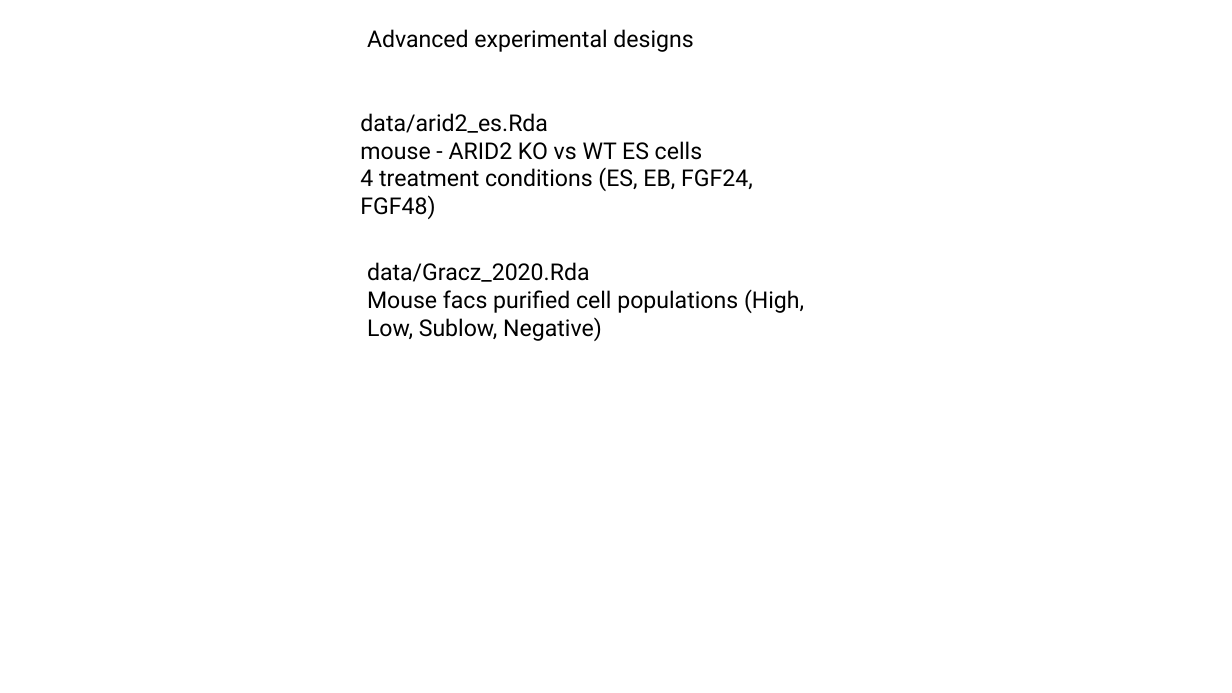
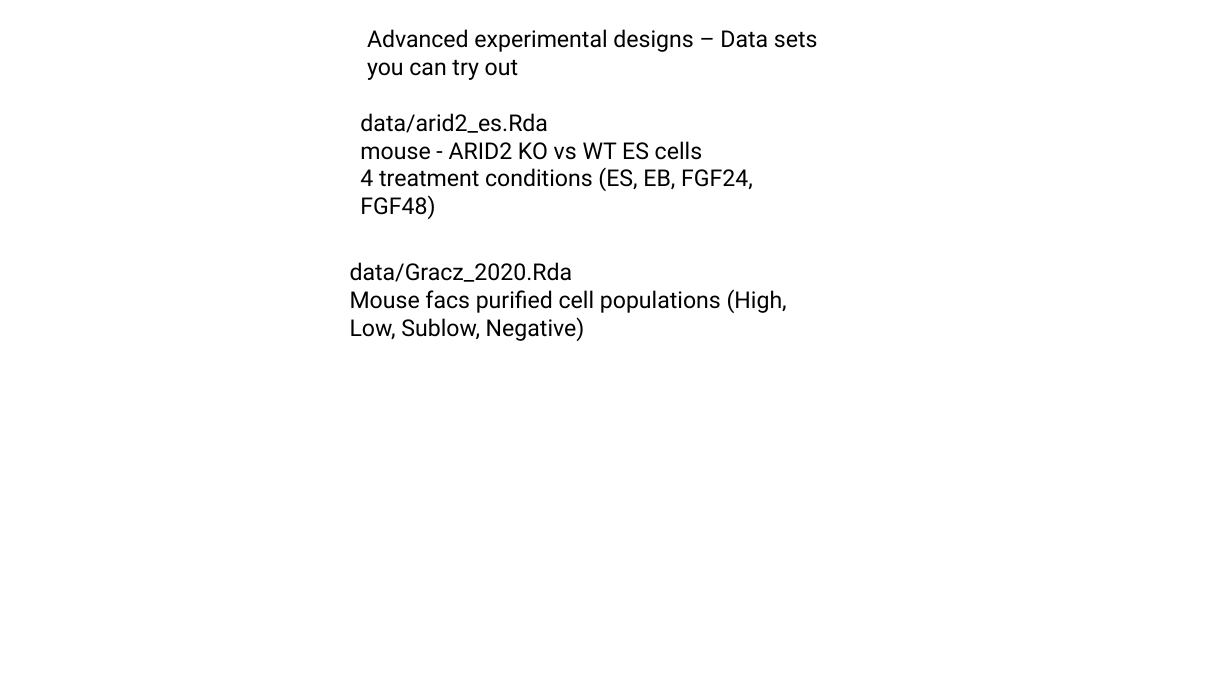
Before and after one commit to jraab/GNET749_RNAseq, a slide deck: slide 14 of lectures/2024_GNET_Class6_Viz_ExpDesign.pptx (slide 20 before the commit). Drawn at 1232x693 pixels with LibreOffice and Linux fonts; fonts in the diff are those of the drawing. Boxes give left, top, right and bottom in pixels: in the first picture for what was removed or moved away, otherwise in the second. Text is boxed around its words. In the diff, an @@ line names an element or a change of style, - is before the commit and + after.

```diff
--- a/lectures/2024_GNET_Class6_Viz_ExpDesign.pptx
+++ b/lectures/2024_GNET_Class6_Viz_ExpDesign.pptx
@@ text at [367,29,818,80]: text changed @@
-Advanced experimental designs
+Advanced experimental designs – Data sets you can try out
@@ text "data/Gracz_2020.Rda": place and size @@
-text "data/Gracz_2020.Rda" at [367,262,804,341]
+text "data/Gracz_2020.Rda" at [350,262,787,341]
```
Also in this commit, not shown: 14 other slides changed, 9 slides added, 5 slides removed, 16 other files.
